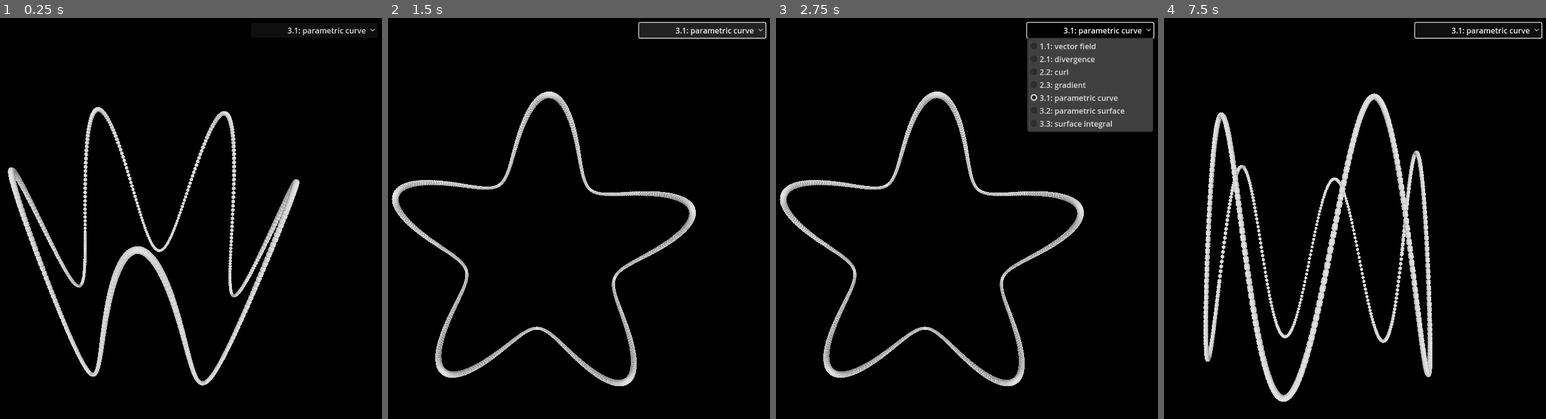
Above: before the commit, frames 1-4 (left to right).
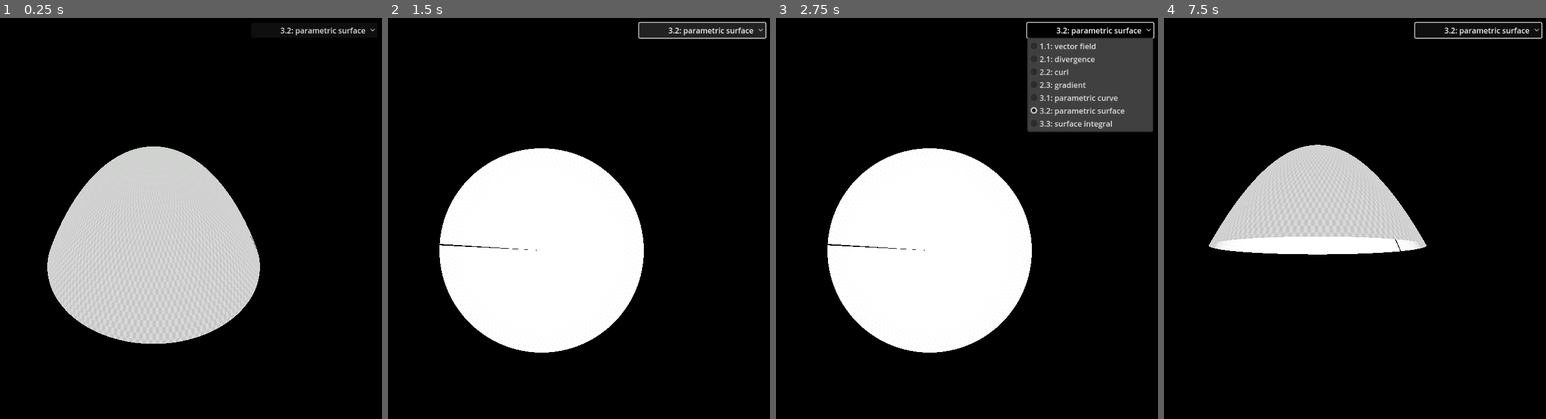
Above: after the commit, the same moments.

Repository: slotling/electromagnetism
Game: Godot game, scene res://Worlds/BaseWorlds/3d_world.tscn
Two runs of this game, one before a commit and one after it. Both use one fixed random seed, a clock stepped at 60 frames per second and the inputs below.
Inputs (mouse positions are in pixels of both pictures, inside the frame that each line leads up to):
- Up to frame 1 (0.25 s): no input
- Up to frame 2 (1.5 s): click "3.1: parametric curve" (after the commit: "3.2: parametric surface") at 0.5 s; click "3.1: parametric curve" (after the commit: "3.2: parametric surface") at 1.25 s
- Up to frame 3 (2.75 s): click "3.1: parametric curve" (after the commit: "3.2: parametric surface") at 2 s
- Up to frame 4 (7.5 s): tap Enter at 2.75, 4.25, 5.75 s; move the mouse to (1423, 226) at 2.77 s; press the mouse at (1423, 226) at 2.78 s; tap Space at 3.5, 5, 6.5 s; move the mouse to (1221, 274) at 3.52 s; release the mouse at (1221, 274) at 3.53 s; click (1221, 274) at 3.6 s; move the mouse to (1366, 146) at 4.27 s; press the mouse at (1366, 146) at 4.28 s; move the mouse to (1293, 346) at 5.02 s; release the mouse at (1293, 346) at 5.03 s; click (1293, 346) at 5.1 s; move the mouse to (1461, 322) at 5.77 s; press the mouse at (1461, 322) at 5.78 s; move the mouse to (1175, 178) at 6.52 s; release the mouse at (1175, 178) at 6.53 s; click (1175, 178) at 6.6 s; move the mouse to (1339, 250) at 7.27 s; press the mouse at (1339, 250) at 7.28 s

The runs differ from the first frame. In frame 1, 22% of the frame differs, in the area x 2-96%, y 2-92%; in frame 2, 24%; in frame 3, 24%, in the area x 0-96%, y 2-92%; in frame 4, 15%.

Commit message:
calculating integrals [1/2]: numerical quadrature

Diff:
--- /dev/null
+++ b/Junk/math world testing i dont really know tbh.tscn
@@ -0,0 +1,6 @@
+[gd_scene load_steps=2 format=3 uid="uid://y2viiivc43cu"]
+
+[ext_resource type="Script" uid="uid://07gibgtaj53w" path="res://Junk/math_world_testing_i_dont_really_know_tbh.gd" id="1_f4udb"]
+
+[node name="MathWorldTestingIDontReallyKnowTbh" type="Node2D"]
+script = ExtResource("1_f4udb")
--- /dev/null
+++ b/Junk/math_world_testing_i_dont_really_know_tbh.gd
@@ -0,0 +1,73 @@
+extends Node2D
+
+#func R(u, v):
+	#var pol = PI * u
+	#var azi = 2 * PI * v
+	#var r = 1
+	#return Vector3(sin(pol)*cos(azi), sin(pol)*sin(azi), cos(pol)) * r
+#
+#func F(x, y, z):
+	#return Vector3(z, y, x)
+
+#var ustart = 0
+#var uend = 1
+#var vstart = 0
+#var vend = 1
+#var diff = 0.001
+
+func R(u, v):
+	var x = u * cos(v)
+	var y = u * sin(v)
+	return Vector3(x, y, 1-x*x-y*y)
+
+func F(x, y, z):
+	return Vector3(y, x, z)
+
+var ustart = 0.0
+var uend = 1.0
+var vstart = 0.0
+var vend = 2 * PI
+var diff = 0.002
+
+func calc_cross(u, v, u2, v2, currentR):
+	return (R(u2, v) - currentR).cross(R(u, v2) - currentR)
+
+# Called when the node enters the scene tree for the first time.
+func _ready() -> void:
+	var start_time = Time.get_ticks_usec()
+
+	var uscale = diff
+	var vscale = diff
+	var uintercept = ustart
+	var vintercept = vstart
+	var ireps = int((uend-ustart)/diff)
+	var jreps = int((vend-vstart)/diff)
+
+	var sum = 0
+	var u = uintercept
+	for i in ireps:
+		var v = vintercept
+		var u2 = u + uscale
+		for j in jreps:
+			var v2 = v + vscale
+
+			var currentR = R(u, v)
+
+			sum += F(currentR.x, currentR.y, currentR.z).dot(calc_cross(u, v, u2, v2, currentR))
+
+			v = v2
+		u = u2
+
+
+	var execution_time = Time.get_ticks_usec() - start_time
+	#var sol = (4/3.0)*PI
+	var sol = PI/2.0
+	print("Flux: ", sum)
+	print("Analytical solution: ", sol)
+	print("Error: ", sum - sol)
+	print("Time elapsed: ", execution_time/1000000.0, " s")
+
+
+# Called every frame. 'delta' is the elapsed time since the previous frame.
+func _process(delta: float) -> void:
+	pass
--- a/Scenes/path.gd
+++ b/Scenes/path.gd
@@ -2,13 +2,13 @@
 var t_start = 0
 var t_end = 1000
 
-func F(t):
+func R(t):
 	return Vector3(cos(t), sin(5*t), sin(t))
 
 func _on_ready() -> void:
 	for i in range(t_start, t_end, 1):
 		var t = i * G.WORLD.config.draw.ValScale
-		var pos = F(t) * G.WORLD.config.draw.PosScale
+		var pos = R(t) * G.WORLD.config.draw.PosScale
 		$Path3D.curve.add_point(pos)
 		var point = G.PL["pt"].instantiate()
 		point.init(pos)
--- a/Scenes/surface.gd
+++ b/Scenes/surface.gd
@@ -1,23 +1,31 @@
 extends Node3D
 
-var i_end = 25
-var j_end = 25
+
 var texture_spacing = 1.0/5.0
-var u_scale = 1/float(i_end)
-var v_scale = 1/float(j_end)
-var u_intercept = 0
-var v_intercept = 0
 
-func F(u, v):
-	var pol = PI * u
-	var azi = 2 * PI * v
-	var r = 1
-	return Vector3(sin(pol)*cos(azi), cos(pol), sin(pol)*sin(azi)) * r
-	#return Vector3(u, v, u+v) * 10
-	#return Vector3(sin(u * 2 * PI / 100), cos(u * 2 * PI / 100), sin(v))
-	#return Vector3(v, sin(u) + sin(v), u)
-	#return Vector3((2+sin(v)) * cos(u), (2+sin(v)) * sin(u), u + cos(v))
-	#return Vector3(2 * cos(u) + v * cos(u/2), 2 * sin(u) + v * cos(u/2), v * sin(u/2))
+#func R(u, v):
+	#var pol = PI * u
+	#var azi = 2 * PI * v
+	#var r = 1
+	#return Vector3(sin(pol)*cos(azi), cos(pol), sin(pol)*sin(azi)) * r
+	##return Vector3(u, v, u+v) * 10
+	##return Vector3(sin(u * 2 * PI / 100), cos(u * 2 * PI / 100), sin(v))
+	##return Vector3(v, sin(u) + sin(v), u)
+	##return Vector3((2+sin(v)) * cos(u), (2+sin(v)) * sin(u), u + cos(v))
+	##return Vector3(2 * cos(u) + v * cos(u/2), 2 * sin(u) + v * cos(u/2), v * sin(u/2))
+
+func R(u, v):
+	var x = v * cos(u)
+	var y = v * sin(u)
+	var result = Vector3(x, y, 1-x*x-y*y)
+	return Vector3(result.x, result.z, result.y)
+
+var ustart = 0
+var uend = 2.0 * PI
+var vstart = 0
+var vend = 1
+var diff = 0.01
+
 
 var calc_raw_verts = PackedVector3Array()
 var calc_raw_crosses = PackedVector3Array()
@@ -32,8 +40,8 @@
 var normals = PackedVector3Array()
 var indices = PackedInt32Array()
 
-func calc_cross(u, v, u2, v2):
-	return -(F(u2, v) - F(u, v)).cross(F(u, v2) - F(u, v))
+func calc_cross(u, v, u2, v2, currentR):
+	return (R(u2, v) - currentR).cross(R(u, v2) - currentR)
 
 # Called when the node enters the scene tree for the first time.
 func _ready() -> void:
@@ -47,27 +55,25 @@
 	normals = PackedVector3Array()
 	indices = PackedInt32Array()
 
-	#for i in range(u_start, u_end, 1):
-		#for j in range(v_start, v_end, 1):
-			#var u = i * G.WORLD.config.draw.ValScale
-			#var u2 = (i+1) * G.WORLD.config.draw.ValScale
-			#var v = j * G.WORLD.config.draw.ValScale
-			#var v2 = (j+1) * G.WORLD.config.draw.ValScale
-			#verts.push_back(F(u, v) * G.WORLD.config.draw.PosScale)
-			#uvs.push_back(Vector2(u, v))
-			#normals.push_back((F(u2, v) - F(u, v)).cross(F(u, v2) - F(u, v)).normalized())
+	var uscale = diff
+	var vscale = diff
+	var uintercept = ustart
+	var vintercept = vstart
+	var ireps = int((uend-ustart)/diff)
+	var jreps = int((vend-vstart)/diff)
+	print(ireps, " ", jreps)
 
-	for i in range(0, i_end+1):
-		for j in range(0, j_end+1):
-			var u = i * u_scale + u_intercept
-			var u2 = (i+1) * u_scale + u_intercept
-			var v = j * v_scale + v_intercept
-			var v2 = (j+1) * v_scale + v_intercept
-			#print(u, " ", v)
+	var u = uintercept
+	for i in ireps:
+		var v = vintercept
+		var u2 = u + uscale
+		for j in jreps:
+			print(u, " ", v)
+			var v2 = v + vscale
 
-			var raw_vert = F(u, v)
+			var raw_vert = R(u, v)
 			var vert = raw_vert * G.WORLD.config.draw.PosScale
-			var cross = calc_cross(u, v, u2, v2)
+			var cross = calc_cross(u, v, u2, v2, raw_vert)
 			var normal = cross.normalized()
 			var uv = Vector2(i * texture_spacing, j * texture_spacing)
 
@@ -79,7 +85,7 @@
 			normals.push_back(-normal)
 
 			if i > 0 and j > 0:
-				var icount = j_end + 1
+				var icount = jreps
 				# front triangles
 				indices.push_back(i*icount + j-1)
 				indices.push_back((i-1)*icount + j)
@@ -98,6 +104,9 @@
 				indices.push_back(i*icount + j)
 				indices.push_back(i*icount + j-1)
 
+			v = v2
+		u = u2
+
 	surface_array[Mesh.ARRAY_VERTEX] = verts
 	surface_array[Mesh.ARRAY_TEX_UV] = uvs
 	surface_array[Mesh.ARRAY_NORMAL] = normals
--- a/Worlds/BaseWorlds/3d_world.gd
+++ b/Worlds/BaseWorlds/3d_world.gd
@@ -12,7 +12,7 @@
 		"3.2: parametric surface": load("res://Worlds/3_parametric_equations/3_2_surface.tscn"),
 		"3.3: surface integral": load("res://Worlds/3_parametric_equations/3_3_surface_integral.tscn"),
 	}
-	$SceneSwitcher.init(scenes, 4)
+	$SceneSwitcher.init(scenes, 5)
 
 
 # Called every frame. 'delta' is the elapsed time since the previous frame.
Not shown, added: Junk/math_world_testing_i_dont_really_know_tbh.gd.uid
